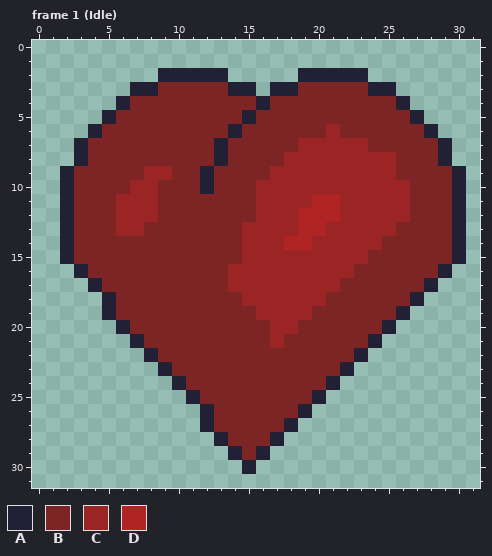
Two versions of one pixel-art file, assets/textures/heart.aseprite. The picture above was drawn from the file before the commit.
32x32 pixels, 11 frames. Shown: frame 1 (Idle). The commit also changed other frames, which this record leaves out.
Visible layers, top first: "Destroy", "light 2", "light", "heart".
Palette (. is transparent): A #222034  B #7d2424  C #9b2424  D #b12424
Pixels before, frame 1 (Idle), first column x 2:
 2 .......AAAAA.....AAAAA.......
 3 .....AABBBBBAA.AABBBBBAA.....
 4 ....ABBBBBBBBBABBBBBBBBBA....
 5 ...ABBBBBBBBBABBBBBBBBBBBA...
 6 ..ABBBBBBBBBABBBBBBCBBBBBBA..
 7 .ABBBBBBBBBABBBBBCCCCCBBBBBA.
 8 .ABBBBBBBBBABBBBCCCCCCCCBBBA.
 9 ABBBBBCCBBABBBBCCCCCCCCCBBBBA
10 ABBBBCCBBBABBBCCCCCCCCCCCBBBA
11 ABBBCCCBBBBBBBCCCCDDCCCCCBBBA
12 ABBBCCCBBBBBBBCCCDDDCCCCCBBBA
13 ABBBCCBBBBBBBCCCCDDCCCCCBBBBA
14 ABBBBBBBBBBBBCCCDDCCCCCBBBBBA
15 ABBBBBBBBBBBBCCCCCCCCCBBBBBBA
16 .ABBBBBBBBBBCCCCCCCCCBBBBBBA.
17 ..ABBBBBBBBBCCCCCCCCBBBBBBA..
18 ...ABBBBBBBBBCCCCCCBBBBBBA...
19 ...ABBBBBBBBBBCCCCBBBBBBA....
20 ....ABBBBBBBBBBCCBBBBBBA.....
21 .....ABBBBBBBBBCBBBBBBA......
22 ......ABBBBBBBBBBBBBBA.......
23 .......ABBBBBBBBBBBBA........
24 ........ABBBBBBBBBBA.........
25 .........ABBBBBBBBA..........
26 ..........ABBBBBBA...........
27 ..........ABBBBBA............
28 ...........ABBBA.............
29 ............ABA..............
30 .............A...............
The result:
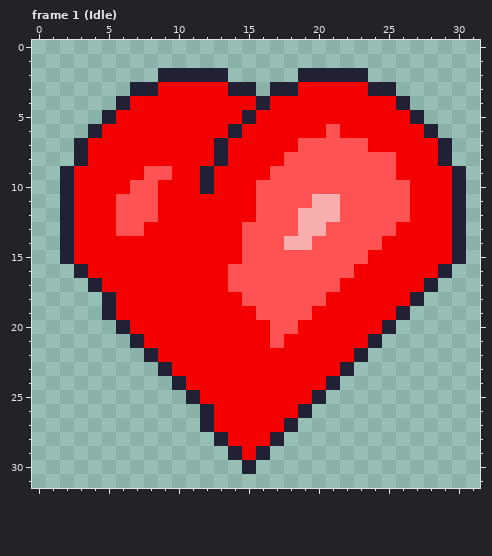
Change:
{"colour":"B","old":"#7d2424","new":"#f50000"}
{"colour":"C","old":"#9b2424","new":"#ff5252"}
{"colour":"D","old":"#b12424","new":"#f9aeae"}
